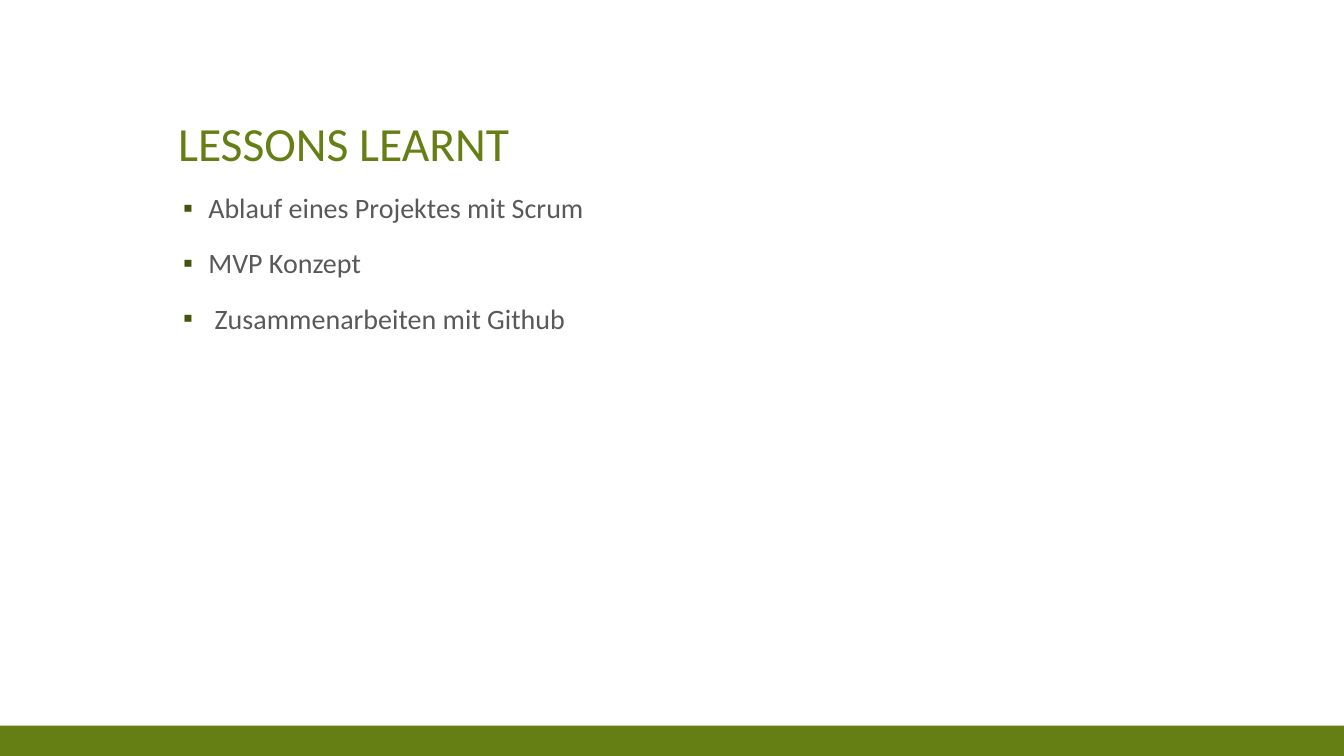
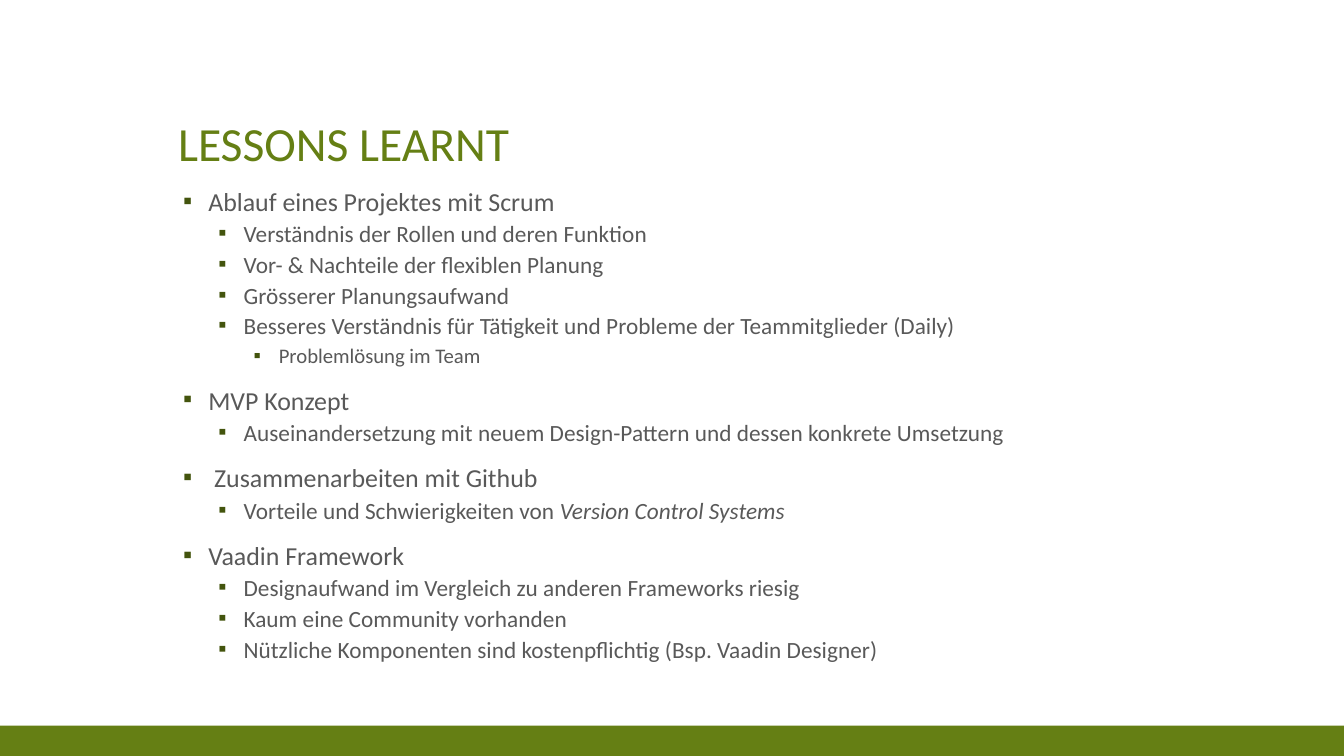
Before and after one commit to res13/ch.bfh.bti7081.s2018.white, a slide deck: slide 7 of doc/task09/FinalPresentation.pptx. Drawn at 1344x756 pixels with LibreOffice and Linux fonts; fonts in the diff are those of the drawing. Boxes give left, top, right and bottom in pixels: in the first picture for what was removed or moved away, otherwise in the second. Text is boxed around its words. In the diff, an @@ line names an element or a change of style, - is before the commit and + after.

Commit message:
Changes on presentation (Lessons learned)

```diff
--- a/doc/task09/FinalPresentation.pptx
+++ b/doc/task09/FinalPresentation.pptx
@@ text at (x1=208, y1=193, x2=554, y2=487): size 20 to 18.5 pt in "Ablauf eines Projektes mit Scrum", "MVP Konzept", "Zusammenarbeiten mit Github"; line spacing 0.9 to 0.7 @@
@@ text at (x1=244, y1=226, x2=954, y2=367): paragraphs added @@
+  ▪ Verständnis der Rollen und deren Funktion
+  ▪ Vor- & Nachteile der flexiblen Planung
+  ▪ Grösserer Planungsaufwand
+  ▪ Besseres Verständnis für Tätigkeit und Probleme der Teammitglieder (Daily)
+    ▪ Problemlösung im Team
@@ text at (x1=244, y1=425, x2=1004, y2=445): paragraph added @@
+  ▪ Auseinandersetzung mit neuem Design-Pattern und dessen konkrete Umsetzung
@@ text at (x1=208, y1=503, x2=877, y2=662): paragraphs added @@
+  ▪ Vorteile und Schwierigkeiten von Version Control Systems
+▪ Vaadin Framework
+  ▪ Designaufwand im Vergleich zu anderen Frameworks riesig
+  ▪ Kaum eine Community vorhanden
+  ▪ Nützliche Komponenten sind kostenpflichtig (Bsp. Vaadin Designer)
```
Also in this commit, not shown: 2 other slides changed.
